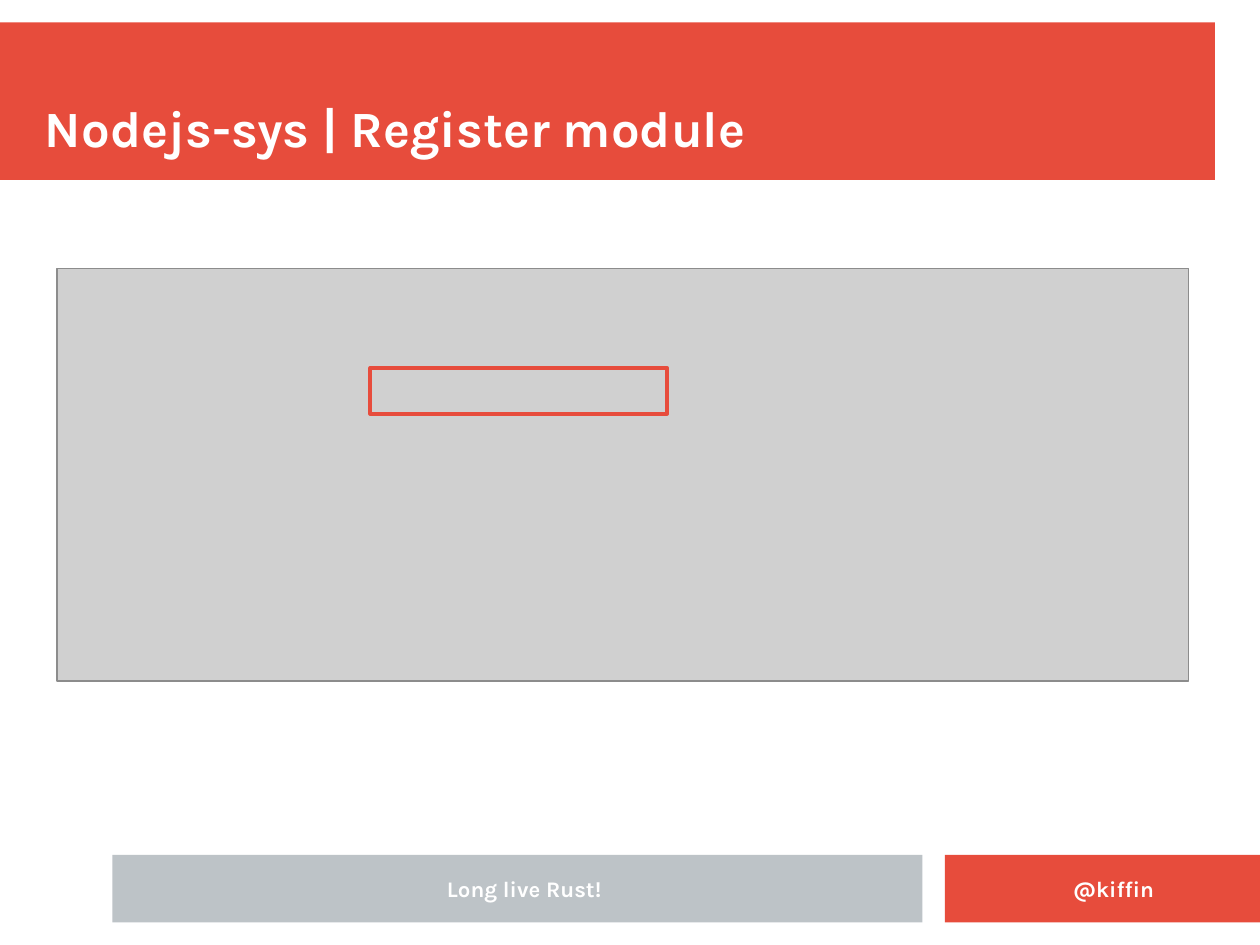
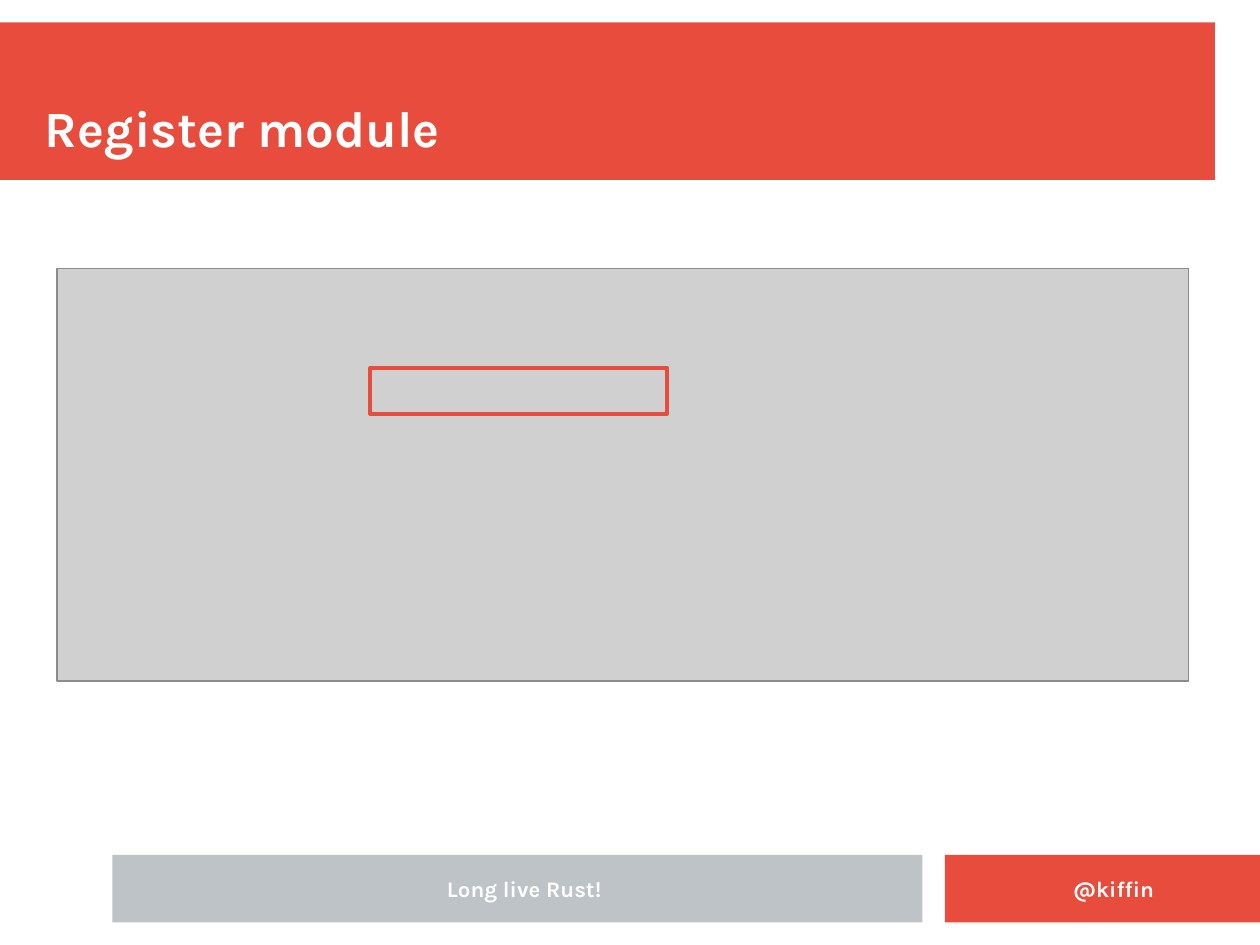
Before and after one commit to kgish/rust-node-addon-template, a slide deck: slide 14 of documents/Embedding-Rust-in-NodeJS-applications.odp (slide 10 before the commit). Drawn at 1260x945 pixels with LibreOffice and Linux fonts; fonts in the diff are those of the drawing; grey boxes stand for pictures; background and template pictures are left out. Boxes give left, top, right and bottom in pixels: in the first picture for what was removed or moved away, otherwise in the second. Text is boxed around its words. In the diff, an @@ line names an element or a change of style, - is before the commit and + after.

```diff
--- a/documents/Embedding-Rust-in-NodeJS-applications.odp
+++ b/documents/Embedding-Rust-in-NodeJS-applications.odp
@@ title at box(45, 111, 439, 159): text changed @@
-Nodejs-sys | Register module
+Register module
```
Also in this commit, not shown: 7 other slides changed, 9 slides added.
